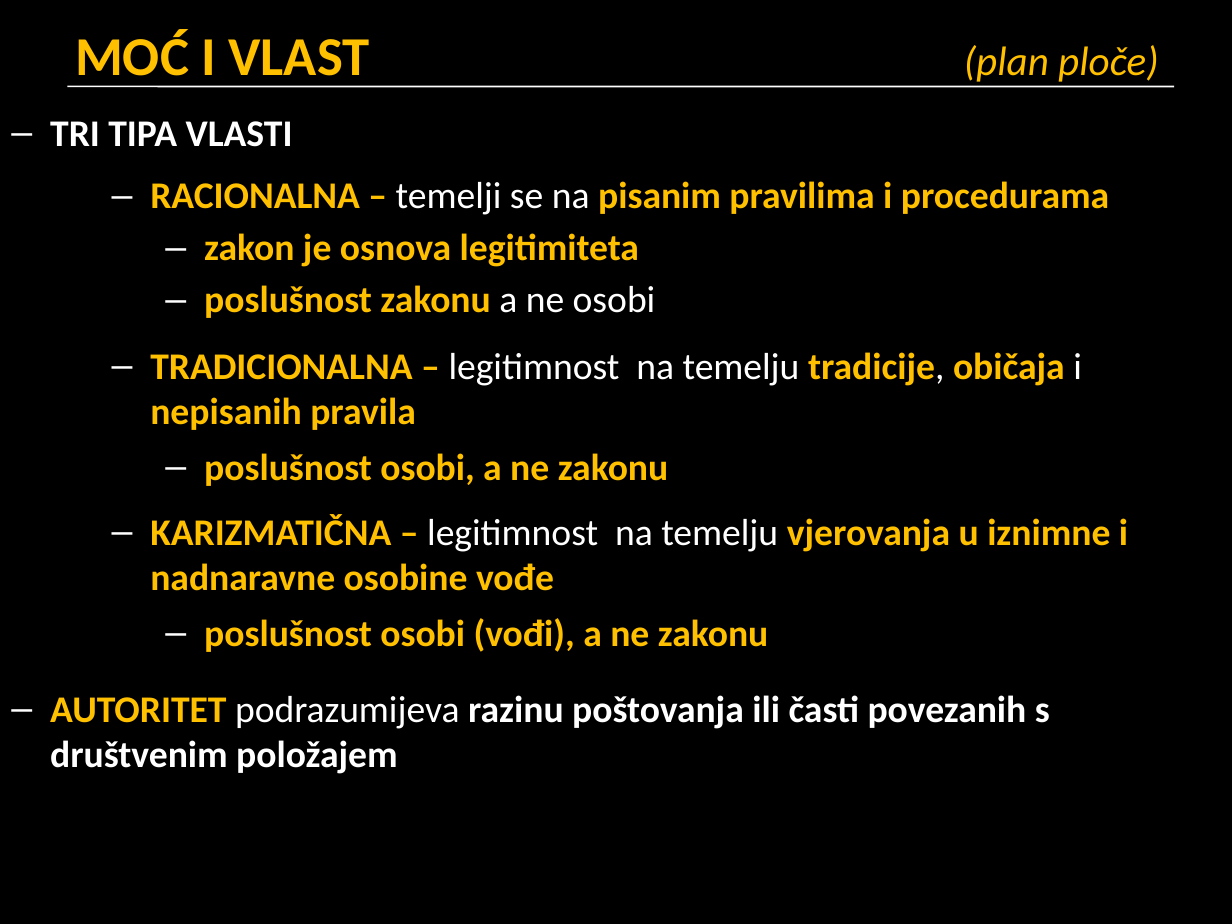
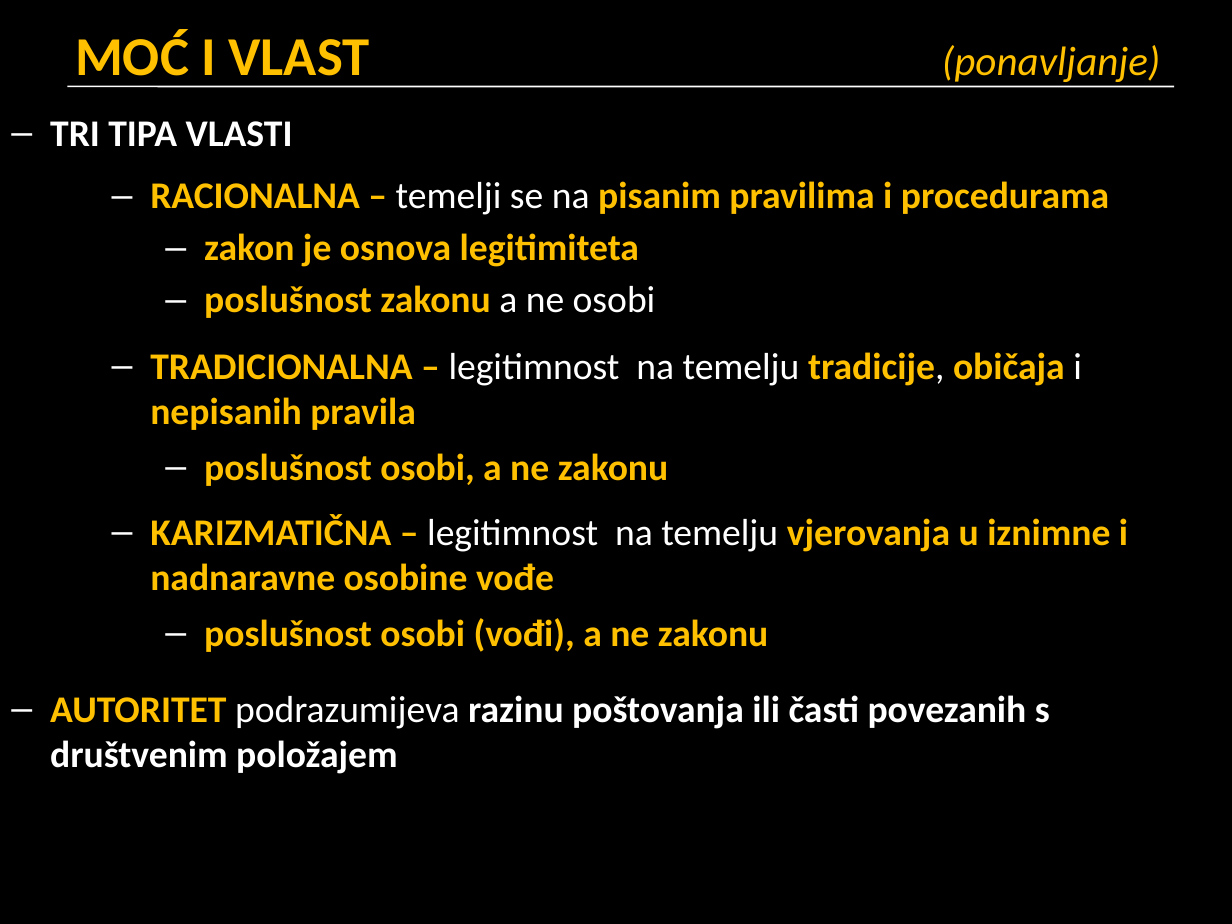
Before and after one commit to cornx/print, a slide deck: slide 16 of data/prezentacije/politika/001_pojam_politike.pptx (slide 22 before the commit). Drawn at 1232x924 pixels with LibreOffice and Linux fonts; fonts in the diff are those of the drawing. Boxes give left, top, right and bottom in pixels: in the first picture for what was removed or moved away, otherwise in the second. Text is boxed around its words. In the diff, an @@ line names an element or a change of style, - is before the commit and + after.

```diff
--- a/data/prezentacije/politika/001_pojam_politike.pptx
+++ b/data/prezentacije/politika/001_pojam_politike.pptx
@@ text at (75,29,1160,88): text changed @@
-MOĆ I VLAST (plan ploče)
+MOĆ I VLAST (ponavljanje)
```
Also in this commit, not shown: 18 other slides changed, 5 slides added, 5 slides removed, 1 other file.
